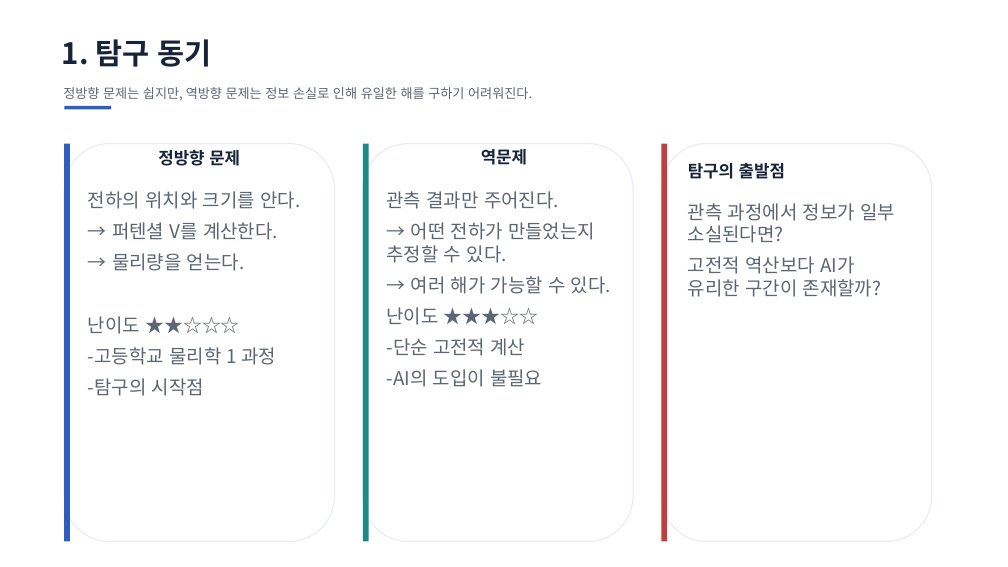
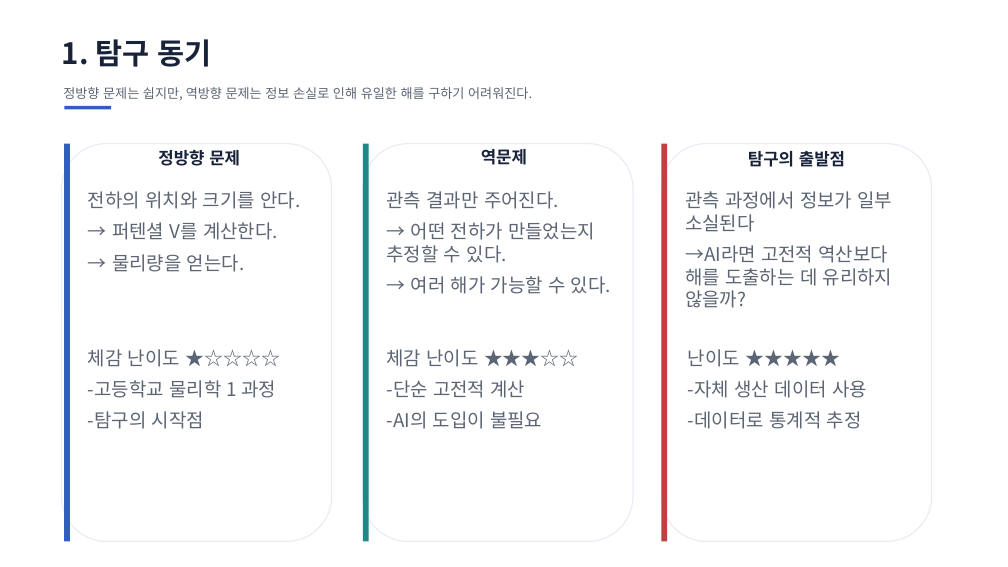
Before and after one commit to ohyunu525/KK-AI, a slide deck: slide 3 of Documents/보고서 파일.pptx. Drawn at 1008x567 pixels with LibreOffice and Linux fonts; fonts in the diff are those of the drawing. Boxes give left, top, right and bottom in pixels: in the first picture for what was removed or moved away, otherwise in the second. Text is boxed around its words. In the diff, an @@ line names an element or a change of style, - is before the commit and + after.

```diff
--- a/Documents/보고서 파일.pptx
+++ b/Documents/보고서 파일.pptx
@@ text "탐구의 출발점": place and size @@
-text "탐구의 출발점" at box(688, 163, 785, 179)
+text "탐구의 출발점" at box(748, 151, 845, 167)
@@ text "탐구의 출발점" at box(748, 151, 845, 167): alignment left to centre @@
@@ text at box(387, 191, 893, 308): text changed @@
-관측 과정에서 정보가 일부 소실된다면?
-고전적 역산보다 AI가 유리한 구간이 존재할까?
+관측 과정에서 정보가 일부 소실된다
+→AI라면 고전적 역산보다 해를 도출하는 데 유리하지 않을까?
@@ text at box(88, 316, 277, 396): paragraphs removed @@
-난이도 ★★☆☆☆
--고등학교 물리학 1 과정
--탐구의 시작점
@@ text added at box(88, 349, 277, 429), 18 pt, text #5C6574 @@
+체감 난이도 ★☆☆☆☆
+-고등학교 물리학 1 과정
+-탐구의 시작점
@@ text at box(387, 338, 542, 387): paragraphs removed @@
-난이도 ★★★☆☆
--단순 고전적 계산
--AI의 도입이 불필요
@@ text added at box(387, 349, 542, 429), 18 pt, text #5C6574 @@
+체감 난이도 ★★★☆☆
+-단순 고전적 계산
+-AI의 도입이 불필요
@@ text added at box(688, 349, 867, 429), 18 pt, text #5C6574 @@
+난이도 ★★★★★
+-자체 생산 데이터 사용
+-데이터로 통계적 추정
```
Also in this commit, not shown: 1 other slide changed, 4 slides added, 4 other files.
